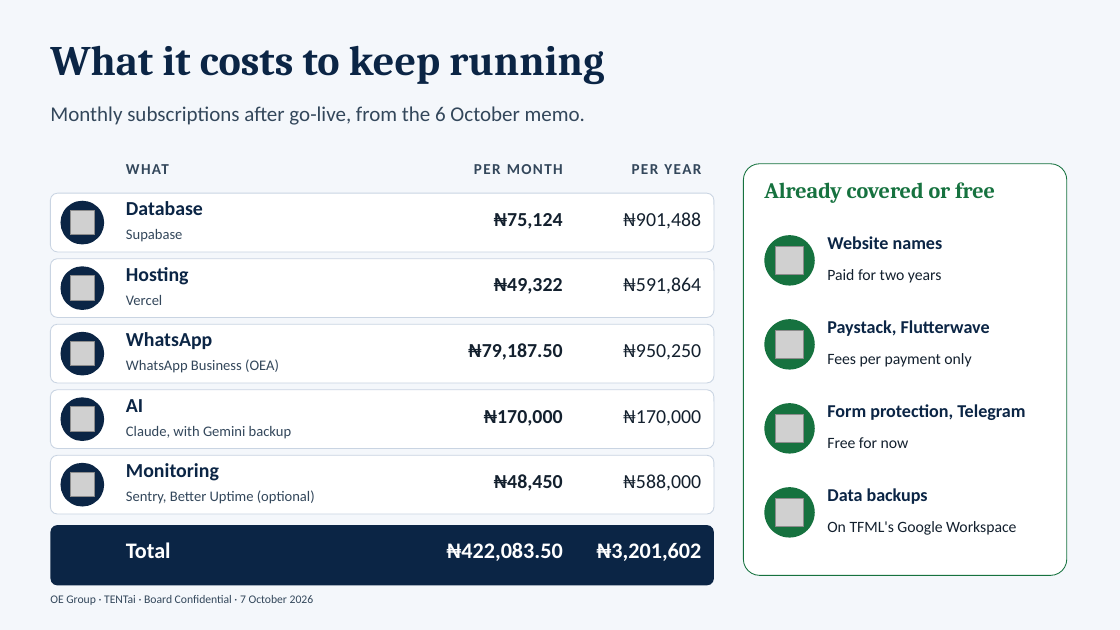
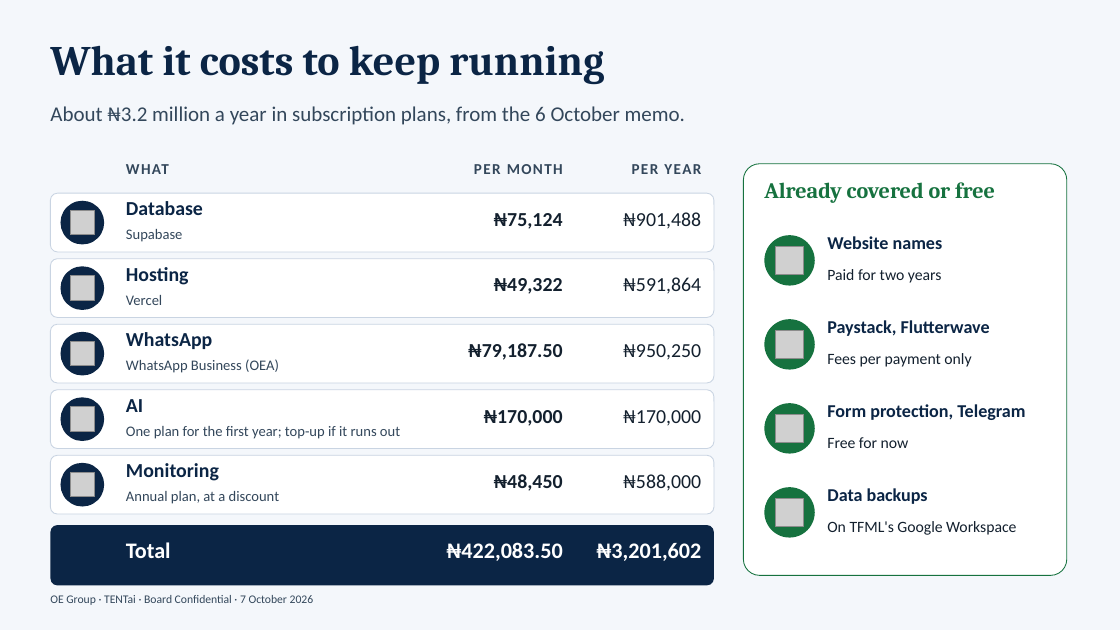
Before and after one commit to tfmlictmgr-collab/oe-group-ipms, a slide deck: slide 10 of docs/OE_Group_Production_Cutover.pptx. Drawn at 1120x630 pixels with LibreOffice and Linux fonts; fonts in the diff are those of the drawing; grey boxes stand for pictures. Boxes give left, top, right and bottom in pixels: in the first picture for what was removed or moved away, otherwise in the second. Text is boxed around its words. In the diff, an @@ line names an element or a change of style, - is before the commit and + after.

```diff
--- a/docs/OE_Group_Production_Cutover.pptx
+++ b/docs/OE_Group_Production_Cutover.pptx
@@ text at box(50, 106, 685, 125): text changed @@
-Monthly subscriptions after go-live, from the 6 October memo.
+About ₦3.2 million a year in subscription plans, from the 6 October memo.
@@ text at box(126, 426, 400, 439): text changed @@
-Claude, with Gemini backup
+One plan for the first year; top-up if it runs out
@@ text at box(126, 491, 279, 504): text changed @@
-Sentry, Better Uptime (optional)
+Annual plan, at a discount
```
Also in this commit, not shown: 7 other slides changed.
